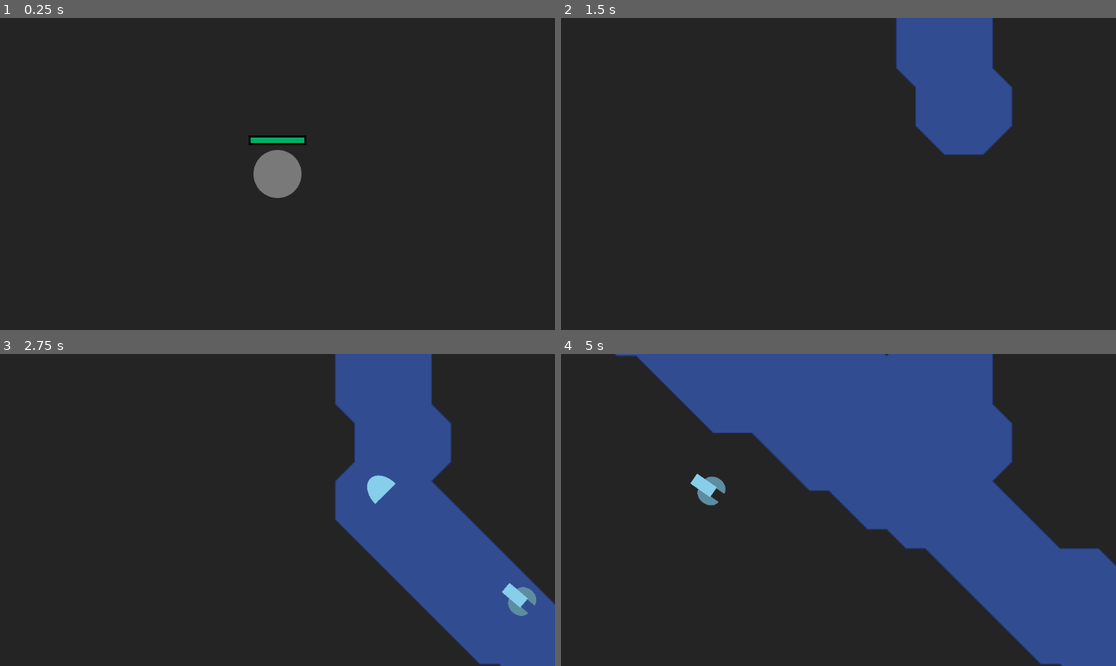
Above: before the commit, frames 1-4 (two rows, left to right).
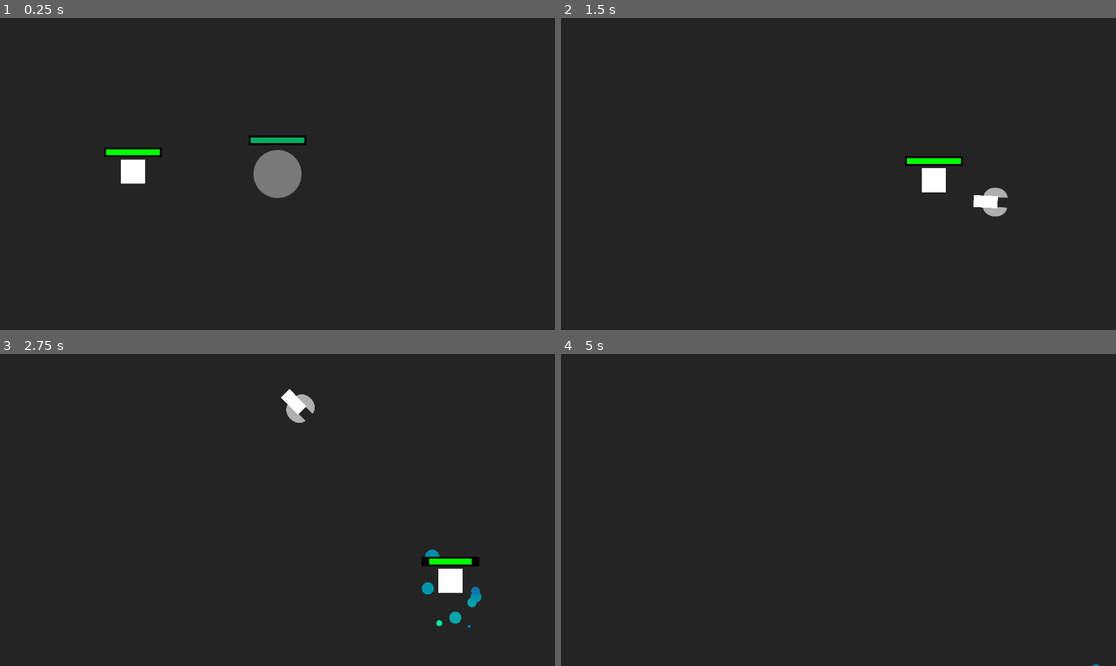
Above: after the commit, the same moments.

Repository: alhimik12/eclipse_showdown
Game: Godot game, scene res://levels/world.tscn
Same seed, same stepped clock (60 frames per second), same inputs: the game is played once before the commit and once after it.
Inputs (mouse positions are in pixels of both pictures, inside the frame that each line leads up to):
- Up to frame 1 (0.25 s): no input
- Up to frame 2 (1.5 s): move the mouse to (960, 158) at 0.52 s; press the mouse at (960, 158) at 0.53 s; hold D (move_right) 0.53-1.28 s; right-click (960, 158) at 0.8 s; move the mouse to (727, 189) at 1.27 s; release the mouse at (727, 189) at 1.28 s; hold S (move_down) from 1.28 s (still down); right-click (727, 189) at 1.35 s
- Up to frame 3 (2.75 s): click (166, 525) at 1.55 s; move the mouse to (333, 441) at 2.02 s; release S (move_down) at 2.03 s; press the mouse at (333, 441) at 2.03 s; hold D (move_right) from 2.03 s (still down); right-click (333, 441) at 2.3 s
- Up to frame 4 (5 s): move the mouse to (810, 572) at 2.77 s; release D (move_right) at 2.78 s; release the mouse at (810, 572) at 2.78 s; hold Q (loadup1) 2.78-3.53 s; right-click (810, 572) at 2.85 s; click (810, 572) at 3.05 s; move the mouse to (1005, 556) at 3.52 s; hold Right mouse button (attack2) 3.53-4.28 s; hold A (more_left) from 3.53 s (still down); tap Mouse wheel down (select_down) at 3.6 s; move the mouse to (672, 463) at 4.27 s; tap Mouse wheel up (select_up) at 4.35 s; click (672, 463) at 4.55 s

The runs differ from the first frame. In frame 1, 0.7% of the frame differs, in the area x 18-30%, y 41-54%; in frame 2, 8.3%; in frame 3, 21%; in frame 4, 37%, in the area x 9-100%, y 0-100%.

Commit message:
dd

Diff:
--- a/characters/character_class.gd
+++ b/characters/character_class.gd
@@ -1,6 +1,6 @@
 class_name character_class extends Node2D
 
-@export var tilemap: Node2D
+@onready var tilemap: Node2D = get_tree().get_first_node_in_group("tilemap")
 @onready var effect_manager = get_node("effect_manager")
 
 var is_burning = false
@@ -22,6 +22,10 @@
 func move_damage(dmg, delta):
 	var position_change = (global_position-previous_position).length()
 	get_damage(dmg * delta * (position_change)**2)
+
+func get_speed(spd):
+	return spd * speed_change * speed_multiplyer
+
 
 func _process(delta):
 	speed_change = 1
@@ -55,6 +59,11 @@
 
 	previous_position = global_position
 	process(delta)
+	if can_attack:
+		attack(delta)
+
+func attack(delta):
+	pass
 
 func get_damage(dmg):
 	$hp_manager.get_damage(dmg)
--- a/characters/components/effect_manager.gd
+++ b/characters/components/effect_manager.gd
@@ -11,7 +11,7 @@
 
 func apply_effect(effect):
 	if has_effect[effect]:
-		get_node(effect).timer.start()
+		get_node(effect).extend()
 	else:
 		var effect_node = effects[effect].instantiate()
 		effect_node.character = get_parent()
--- a/characters/effects/execution.gd
+++ b/characters/effects/execution.gd
@@ -6,3 +6,8 @@
 func effect_end():
 	if not is_cleared:
 		character.get_damage(50)
+
+func extend():
+	timer.start()
+	$animation.stop()
+	$animation.play("new_animation")
--- a/characters/effects/execution.tscn
+++ b/characters/effects/execution.tscn
@@ -88,7 +88,7 @@
 texture = ExtResource("2_ccp4q")
 
 [node name="Sprite2D" type="Sprite2D" parent="Sprite2D"]
-position = Vector2(-2.35007e-07, -51.0753)
+position = Vector2(-3.46176e-11, -225.806)
 rotation = 1.5708
 scale = Vector2(0.121554, 3.06239)
 texture = ExtResource("2_ccp4q")
--- /dev/null
+++ b/characters/enemies/bug.gd
@@ -0,0 +1,7 @@
+extends character_class
+
+@onready var player: character_class = get_tree().get_first_node_in_group("player")
+var speed = 200
+
+func process(delta):
+	global_position = global_position.move_toward(player.global_position, get_speed(speed) * delta)
--- /dev/null
+++ b/characters/enemies/bug.tscn
@@ -0,0 +1,36 @@
+[gd_scene load_steps=7 format=3 uid="uid://q7ce6itx4h0u"]
+
+[ext_resource type="Texture2D" uid="uid://cuilto7u8xk2a" path="res://textures/basic_shapes/square.png" id="1_eo1ai"]
+[ext_resource type="Script" path="res://characters/enemies/bug.gd" id="1_ugsu7"]
+[ext_resource type="PackedScene" uid="uid://cpqc7s0m87vw5" path="res://characters/components/effect_manager.tscn" id="3_a6v46"]
+[ext_resource type="PackedScene" uid="uid://sffcljjwysfa" path="res://characters/components/hp_manager.tscn" id="4_oxd28"]
+[ext_resource type="PackedScene" uid="uid://dix67g2ptb14f" path="res://characters/components/progress_bar.tscn" id="5_63lwt"]
+
+[sub_resource type="CircleShape2D" id="CircleShape2D_wbmoe"]
+radius = 15.0333
+
+[node name="bug" type="Node2D"]
+script = ExtResource("1_ugsu7")
+
+[node name="Sprite2D" type="Sprite2D" parent="."]
+scale = Vector2(0.05, 0.05)
+texture = ExtResource("1_eo1ai")
+
+[node name="Area2D" type="Area2D" parent="."]
+collision_layer = 2
+collision_mask = 0
+
+[node name="CollisionShape2D" type="CollisionShape2D" parent="Area2D"]
+shape = SubResource("CircleShape2D_wbmoe")
+
+[node name="effect_manager" parent="." instance=ExtResource("3_a6v46")]
+
+[node name="hp_manager" parent="." node_paths=PackedStringArray("hp_bar") instance=ExtResource("4_oxd28")]
+hp_bar = NodePath("../Progress_bar")
+
+[node name="Progress_bar" parent="." instance=ExtResource("5_63lwt")]
+position = Vector2(0, -20)
+scale = Vector2(0.4, 0.4)
+length = 6.0
+color_progress = Color(0, 1, 0, 1)
+centered = true
--- a/characters/player/player.gd
+++ b/characters/player/player.gd
@@ -4,20 +4,22 @@
 @export var gun1: gun_class
 @export var gun2: gun_class
 
+func _ready():
+	gun1.init()
+	gun2.init()
+
 func process(delta):
 	var direction = Vector2(Input.get_axis("more_left", "move_right"), Input.get_axis("move_up", "move_down")).normalized()
 	global_position += direction * base_speed * speed_change * delta * speed_multiplyer
-
-
-	if can_attack:
-		if Input.is_action_pressed("attack1"):
-			gun1.shoot(reload_change)
-		if Input.is_action_pressed("attack2"):
-			gun2.shoot(reload_change)
-
 
 	if Input.is_action_pressed("loadup1"):
 		gun1.loadup_call()
 
 	if Input.is_action_pressed("loadup2"):
 		gun2.loadup_call()
+
+func attack(delta):
+	if Input.is_action_pressed("attack1"):
+		gun1.shoot(reload_change)
+	if Input.is_action_pressed("attack2"):
+		gun2.shoot(reload_change)
--- a/characters/player/player.tscn
+++ b/characters/player/player.tscn
@@ -7,19 +7,28 @@
 [ext_resource type="PackedScene" uid="uid://cpqc7s0m87vw5" path="res://characters/components/effect_manager.tscn" id="5_wi0gc"]
 [ext_resource type="PackedScene" uid="uid://bxciwjd8km6g0" path="res://characters/player/weapons/leaky_gun.tscn" id="6_jppos"]
 [ext_resource type="PackedScene" uid="uid://44b0s6qr7qk6" path="res://characters/player/weapons/ball_wand.tscn" id="7_i36mp"]
-[ext_resource type="PackedScene" uid="uid://silqu5lnyxs5" path="res://characters/player/weapons/ring_ring.tscn" id="8_prvrr"]
+[ext_resource type="PackedScene" uid="uid://c4rcm1ry65u8x" path="res://characters/player/weapons/dartblow.tscn" id="9_6k32u"]
 [ext_resource type="PackedScene" uid="uid://cepcvnl313xly" path="res://characters/player/weapons/antimatter_gauntlet.tscn" id="9_ej6o6"]
-[ext_resource type="PackedScene" uid="uid://c4rcm1ry65u8x" path="res://characters/player/weapons/dartblow.tscn" id="10_752xh"]
 
-[node name="player" type="Node2D" node_paths=PackedStringArray("gun1", "gun2")]
+[sub_resource type="CircleShape2D" id="CircleShape2D_3rm64"]
+radius = 25.0799
+
+[node name="player" type="Node2D" node_paths=PackedStringArray("gun1", "gun2") groups=["player"]]
 script = ExtResource("1_rnmyl")
-gun1 = NodePath("dartblow")
-gun2 = NodePath("leaky_gun")
+gun1 = NodePath("antimatter_gauntlet")
+gun2 = NodePath("dartblow")
 
 [node name="Circle" type="Sprite2D" parent="."]
 modulate = Color(0.47451, 0.47451, 0.47451, 1)
 scale = Vector2(0.1, 0.1)
 texture = ExtResource("1_slvn6")
+
+[node name="Area2D" type="Area2D" parent="."]
+collision_layer = 2
+collision_mask = 0
+
+[node name="CollisionShape2D" type="CollisionShape2D" parent="Area2D"]
+shape = SubResource("CircleShape2D_3rm64")
 
 [node name="Progress_bar" parent="." instance=ExtResource("3_1q3xy")]
 position = Vector2(0, -35)
@@ -33,12 +42,10 @@
 
 [node name="effect_manager" parent="." instance=ExtResource("5_wi0gc")]
 
-[node name="leaky_gun" parent="." instance=ExtResource("6_jppos")]
-
 [node name="ball_wand" parent="." instance=ExtResource("7_i36mp")]
 
-[node name="ring_ring" parent="." instance=ExtResource("8_prvrr")]
+[node name="leaky_gun" parent="." instance=ExtResource("6_jppos")]
 
 [node name="antimatter_gauntlet" parent="." instance=ExtResource("9_ej6o6")]
 
-[node name="dartblow" parent="." instance=ExtResource("10_752xh")]
+[node name="dartblow" parent="." instance=ExtResource("9_6k32u")]
--- a/characters/player/weapons/antimatter_gauntlet.gd
+++ b/characters/player/weapons/antimatter_gauntlet.gd
@@ -14,6 +14,13 @@
 
 func shoot(time_modifier):
 	if ammo > 0:
-		for i in range(3):
-			super(time_modifier)
-		ammo -= 1
+		if shoot_timer.is_stopped():
+			for i in range(3):
+				before_shoot()
+				var proj_node = load(projectile).instantiate()
+				proj_node.character = char
+				proj_node.element = element
+				get_parent().get_parent().add_child(proj_node)
+				after_shoot()
+			ammo -= 1
+			shoot_timer.start(time_modifier * shoot_time)
--- a/characters/player/weapons/antimatter_gauntlet.tscn
+++ b/characters/player/weapons/antimatter_gauntlet.tscn
@@ -6,4 +6,4 @@
 script = ExtResource("1_x8m46")
 projectile = "res://characters/projectiles/antimatter_shard.tscn"
 reload_time = 0.1
-shoot_time = 0.1
+shoot_time = 0.2
--- a/characters/player/weapons/gun_class.gd
+++ b/characters/player/weapons/gun_class.gd
@@ -1,15 +1,20 @@
 class_name gun_class extends Node2D
+
+var char: character_class
+var tilemap
 
 @export_file("*.tscn") var projectile
 var element: int
-@onready var char = get_parent()
-@onready var tilemap = char.tilemap
 
 var load_timer = Timer.new()
 @export var reload_time: float = 1
 
 var shoot_timer = Timer.new()
 @export var shoot_time: float = 1
+
+func init():
+	char = get_parent()
+	tilemap = char.tilemap
 
 func _ready():
 	init_timer(load_timer, reload_time)
--- a/characters/projectiles/antimatter_shard.gd
+++ b/characters/projectiles/antimatter_shard.gd
@@ -2,9 +2,9 @@
 
 var direction
 var speed = 1700
-var spread = 30
+var spread = 20
 
-func _ready():
+func ready():
 	hp = 2
 	global_position = character.global_position
 	look_at(get_global_mouse_position())
--- a/characters/projectiles/antimatter_shard.tscn
+++ b/characters/projectiles/antimatter_shard.tscn
@@ -1,7 +1,10 @@
-[gd_scene load_steps=3 format=3 uid="uid://mn15jmdbf6s7"]
+[gd_scene load_steps=4 format=3 uid="uid://mn15jmdbf6s7"]
 
 [ext_resource type="Script" path="res://characters/projectiles/antimatter_shard.gd" id="1_onwxd"]
 [ext_resource type="Texture2D" uid="uid://c5dtlpgvynwrs" path="res://textures/basic_shapes/circle.png" id="2_rginv"]
+
+[sub_resource type="CircleShape2D" id="CircleShape2D_32vwc"]
+radius = 21.0
 
 [node name="antimatter_shard" type="Node2D"]
 script = ExtResource("1_onwxd")
@@ -17,3 +20,10 @@
 self_modulate = Color(0, 0, 0, 1)
 scale = Vector2(0.04, 0.04)
 texture = ExtResource("2_rginv")
+
+[node name="Area2D" type="Area2D" parent="."]
+collision_layer = 0
+collision_mask = 2
+
+[node name="CollisionShape2D" type="CollisionShape2D" parent="Area2D"]
+shape = SubResource("CircleShape2D_32vwc")
--- a/characters/projectiles/element_ball.tscn
+++ b/characters/projectiles/element_ball.tscn
@@ -1,7 +1,10 @@
-[gd_scene load_steps=3 format=3 uid="uid://b7ugcv0nl6c24"]
+[gd_scene load_steps=4 format=3 uid="uid://b7ugcv0nl6c24"]
 
 [ext_resource type="Script" path="res://characters/projectiles/element_ball.gd" id="1_sgl6c"]
 [ext_resource type="Texture2D" uid="uid://c5dtlpgvynwrs" path="res://textures/basic_shapes/circle.png" id="2_6gbna"]
+
+[sub_resource type="CircleShape2D" id="CircleShape2D_dvtd6"]
+radius = 19.0
 
 [node name="element_ball" type="Node2D"]
 script = ExtResource("1_sgl6c")
@@ -9,3 +12,10 @@
 [node name="Sprite2D" type="Sprite2D" parent="."]
 scale = Vector2(0.06, 0.06)
 texture = ExtResource("2_6gbna")
+
+[node name="Area2D" type="Area2D" parent="."]
+collision_layer = 0
+collision_mask = 2
+
+[node name="CollisionShape2D" type="CollisionShape2D" parent="Area2D"]
+shape = SubResource("CircleShape2D_dvtd6")
--- a/characters/projectiles/imbued_dart.gd
+++ b/characters/projectiles/imbued_dart.gd
@@ -12,16 +12,19 @@
 func process(delta):
 	global_position += direction * speed * delta
 
-func on_death():
-	character.effect_manager.apply_effect(get_element())
+func hit(area):
+	area.get_parent().effect_manager.apply_effect(get_element(area))
+	area.get_parent().get_damage(10)
+	hp -= 1
 
-func get_element():
+func get_element(area):
 	match element:
 		0:
 			return "slow"
 		1:
 			return "burn"
 		2:
+			area.get_parent().knockback(direction, 25)
 			return "stun"
 		3:
 			return "blind"
--- a/characters/projectiles/imbued_dart.tscn
+++ b/characters/projectiles/imbued_dart.tscn
@@ -1,8 +1,11 @@
-[gd_scene load_steps=4 format=3 uid="uid://cpavsgxctpdcc"]
+[gd_scene load_steps=5 format=3 uid="uid://cpavsgxctpdcc"]
 
 [ext_resource type="Script" path="res://characters/projectiles/imbued_dart.gd" id="1_lg641"]
 [ext_resource type="Texture2D" uid="uid://4gevuclkdy3q" path="res://textures/basic_shapes/half_circle.png" id="1_s5688"]
 [ext_resource type="Texture2D" uid="uid://cuilto7u8xk2a" path="res://textures/basic_shapes/square.png" id="2_0tn38"]
+
+[sub_resource type="CircleShape2D" id="CircleShape2D_mrjht"]
+radius = 19.0
 
 [node name="imbued_dart" type="Node2D"]
 script = ExtResource("1_lg641")
@@ -30,4 +33,12 @@
 one_shot = true
 autostart = true
 
+[node name="Area2D" type="Area2D" parent="."]
+collision_layer = 0
+collision_mask = 2
+
+[node name="CollisionShape2D" type="CollisionShape2D" parent="Area2D"]
+position = Vector2(5, 0)
+shape = SubResource("CircleShape2D_mrjht")
+
 [connection signal="timeout" from="lifetime" to="." method="lifetime_timeout"]
--- a/characters/projectiles/leaky_bullet.gd
+++ b/characters/projectiles/leaky_bullet.gd
@@ -2,11 +2,16 @@
 
 var direction
 var speed = 1200
+var is_leaking = false
 
 func ready():
 	global_position = character.global_position
 	look_at(get_global_mouse_position())
 	direction = Vector2.RIGHT.rotated(rotation)
+
+func on_start():
+	area2d.monitoring = true
+	is_leaking = true
 
 func check_collision():
 	pass
@@ -20,4 +25,5 @@
 
 
 func leak_timeout():
-	tilemap.fill_circle(global_position, 2.5, element)
+	if is_leaking:
+		tilemap.fill_circle(global_position, 2.5, element)
--- a/characters/projectiles/leaky_bullet.tscn
+++ b/characters/projectiles/leaky_bullet.tscn
@@ -1,7 +1,10 @@
-[gd_scene load_steps=3 format=3 uid="uid://c1f5yekgrum2y"]
+[gd_scene load_steps=4 format=3 uid="uid://c1f5yekgrum2y"]
 
 [ext_resource type="Script" path="res://characters/projectiles/leaky_bullet.gd" id="1_57ucn"]
 [ext_resource type="Texture2D" uid="uid://4gevuclkdy3q" path="res://textures/basic_shapes/half_circle.png" id="1_g2xde"]
+
+[sub_resource type="CircleShape2D" id="CircleShape2D_uvvha"]
+radius = 19.0
 
 [node name="leaky_bullet" type="Node2D"]
 script = ExtResource("1_57ucn")
@@ -18,5 +21,13 @@
 wait_time = 0.05
 autostart = true
 
+[node name="Area2D" type="Area2D" parent="."]
+collision_layer = 0
+collision_mask = 2
+
+[node name="CollisionShape2D" type="CollisionShape2D" parent="Area2D"]
+position = Vector2(7, 0)
+shape = SubResource("CircleShape2D_uvvha")
+
 [connection signal="timeout" from="lifetime" to="." method="lifetime_timeout"]
 [connection signal="timeout" from="leak" to="." method="leak_timeout"]
--- a/characters/projectiles/projectile_class.gd
+++ b/characters/projectiles/projectile_class.gd
@@ -3,11 +3,28 @@
 var character: character_class
 var element: int
 @onready var tilemap = character.tilemap
+@onready var area2d: Area2D = get_node("Area2D")
+@onready var start_timer: Timer = Timer.new()
+@export var start_time = 0.08
 var hp = 1
 
 func _ready():
-	modulate = character.tilemap.alchemy.element_colors[element]
+	area2d.monitoring = false
+	area2d.area_entered.connect(hit)
+
+	start_timer.wait_time = start_time
+	start_timer.one_shot = true
+	start_timer.timeout.connect(on_start)
+	add_child(start_timer)
+	start_timer.start()
 	ready()
+
+func on_start():
+	area2d.monitoring = true
+
+func hit(area):
+	area.get_parent().get_damage(20)
+	get_damage(2)
 
 func ready():
 	pass
--- a/characters/projectiles/ring.tscn
+++ b/characters/projectiles/ring.tscn
@@ -1,6 +1,16 @@
-[gd_scene load_steps=2 format=3 uid="uid://c8yew0fdkesi5"]
+[gd_scene load_steps=3 format=3 uid="uid://c8yew0fdkesi5"]
 
 [ext_resource type="Script" path="res://characters/projectiles/ring.gd" id="1_berq2"]
 
+[sub_resource type="CircleShape2D" id="CircleShape2D_wqyct"]
+radius = 19.0
+
 [node name="ring" type="Node2D"]
 script = ExtResource("1_berq2")
+
+[node name="Area2D" type="Area2D" parent="."]
+collision_layer = 0
+collision_mask = 2
+
+[node name="CollisionShape2D" type="CollisionShape2D" parent="Area2D"]
+shape = SubResource("CircleShape2D_wqyct")
--- /dev/null
+++ b/enemy_ class.gd
@@ -0,0 +1 @@
+extends character_class
--- a/levels/world.tscn
+++ b/levels/world.tscn
@@ -1,7 +1,8 @@
-[gd_scene load_steps=3 format=3 uid="uid://b5tc8qv8jyaov"]
+[gd_scene load_steps=4 format=3 uid="uid://b5tc8qv8jyaov"]
 
 [ext_resource type="PackedScene" uid="uid://b0bt755ng5arj" path="res://potions/engine/tile_map.tscn" id="1_i1v2g"]
 [ext_resource type="PackedScene" uid="uid://dyoudyalwy6v" path="res://characters/player/player.tscn" id="2_rxr7l"]
+[ext_resource type="PackedScene" uid="uid://q7ce6itx4h0u" path="res://characters/enemies/bug.tscn" id="3_e037o"]
 
 [node name="world" type="Node2D"]
 
@@ -10,5 +11,7 @@
 [node name="Camera2D" type="Camera2D" parent="."]
 zoom = Vector2(2, 2)
 
-[node name="player" parent="." node_paths=PackedStringArray("tilemap") instance=ExtResource("2_rxr7l")]
-tilemap = NodePath("../TileMap")
+[node name="player" parent="." instance=ExtResource("2_rxr7l")]
+
+[node name="bug" parent="." instance=ExtResource("3_e037o")]
+position = Vector2(-200, -3)
--- a/potions/engine/tile_map.tscn
+++ b/potions/engine/tile_map.tscn
@@ -83,7 +83,7 @@
 tile_size = Vector2i(200, 200)
 sources/0 = SubResource("TileSetAtlasSource_uembk")
 
-[node name="TileMap" type="Node2D"]
+[node name="TileMap" type="Node2D" groups=["tilemap"]]
 script = ExtResource("2_kjgc3")
 
 [node name="alchemy_component" parent="." instance=ExtResource("3_crary")]
